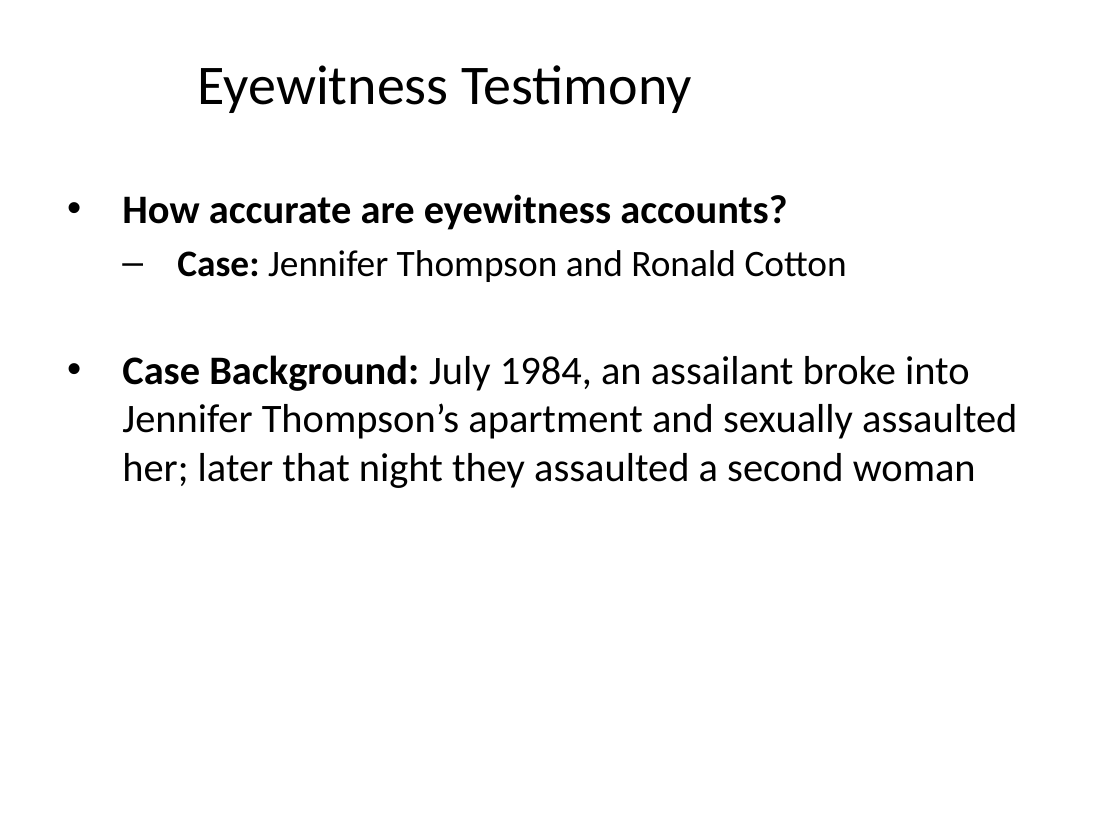
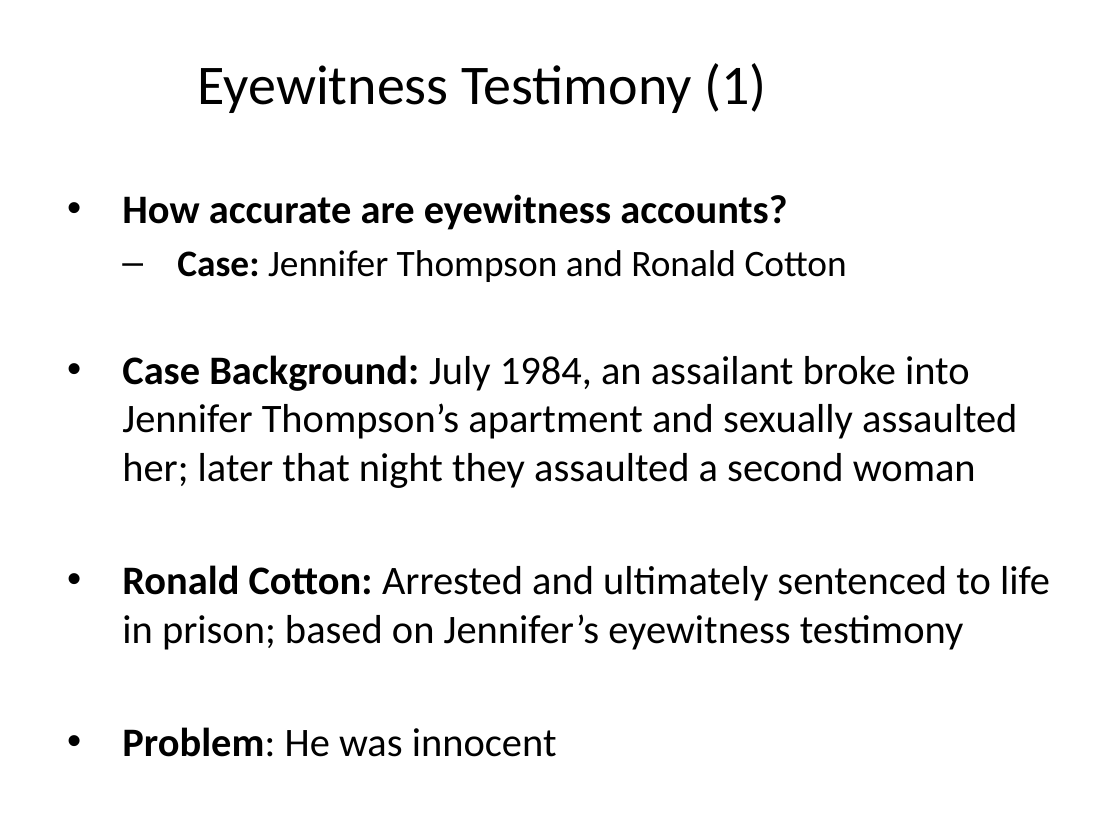
Before and after one commit to npm27/Teaching-Materials, a slide deck: slide 6 of Social Psych/Slides/13 Law.pptx (slide 4 before the commit). Drawn at 1120x840 pixels with LibreOffice and Linux fonts; fonts in the diff are those of the drawing. Boxes give left, top, right and bottom in pixels: in the first picture for what was removed or moved away, otherwise in the second. Text is boxed around its words. In the diff, an @@ line names an element or a change of style, - is before the commit and + after.

```diff
--- a/Social Psych/Slides/13 Law.pptx
+++ b/Social Psych/Slides/13 Law.pptx
@@ title at (198, 63, 766, 113): text changed @@
-Eyewitness Testimony
+Eyewitness Testimony (1)
@@ text at (122, 565, 1050, 757): paragraphs added @@
+• Ronald Cotton: Arrested and ultimately sentenced to life in prison; based on Jennifer’s eyewitness testimony
+• Problem: He was innocent
```
Also in this commit, not shown: 7 other slides changed, 8 slides added, 3 slides removed, 3 other files.
